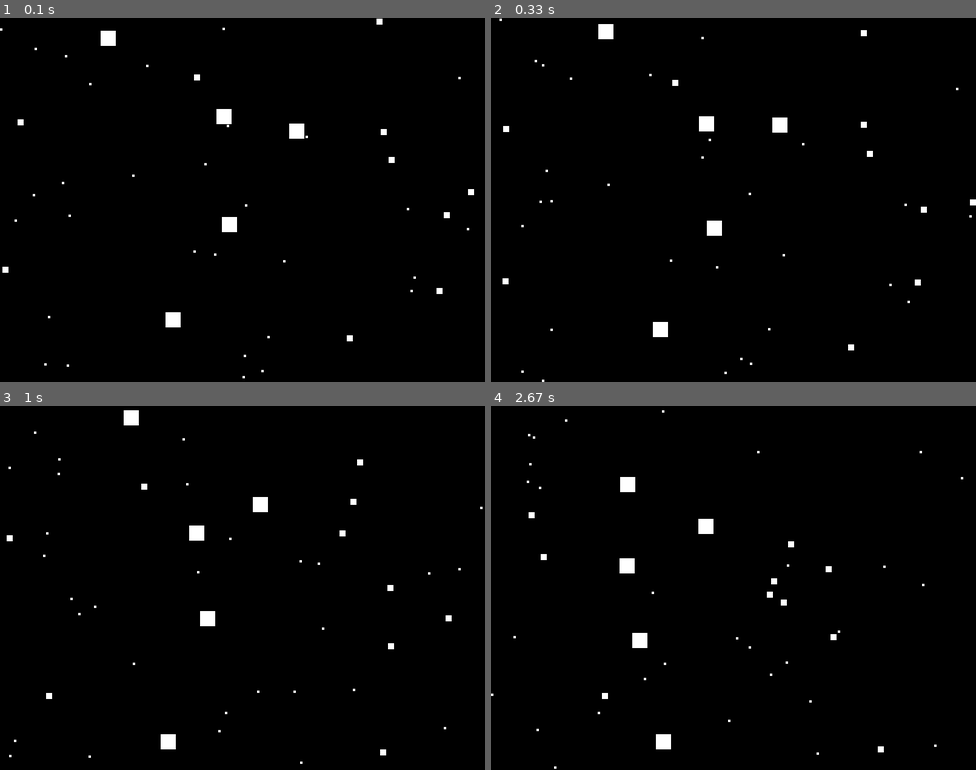
Above: before the commit, frames 1-4 (two rows, left to right).
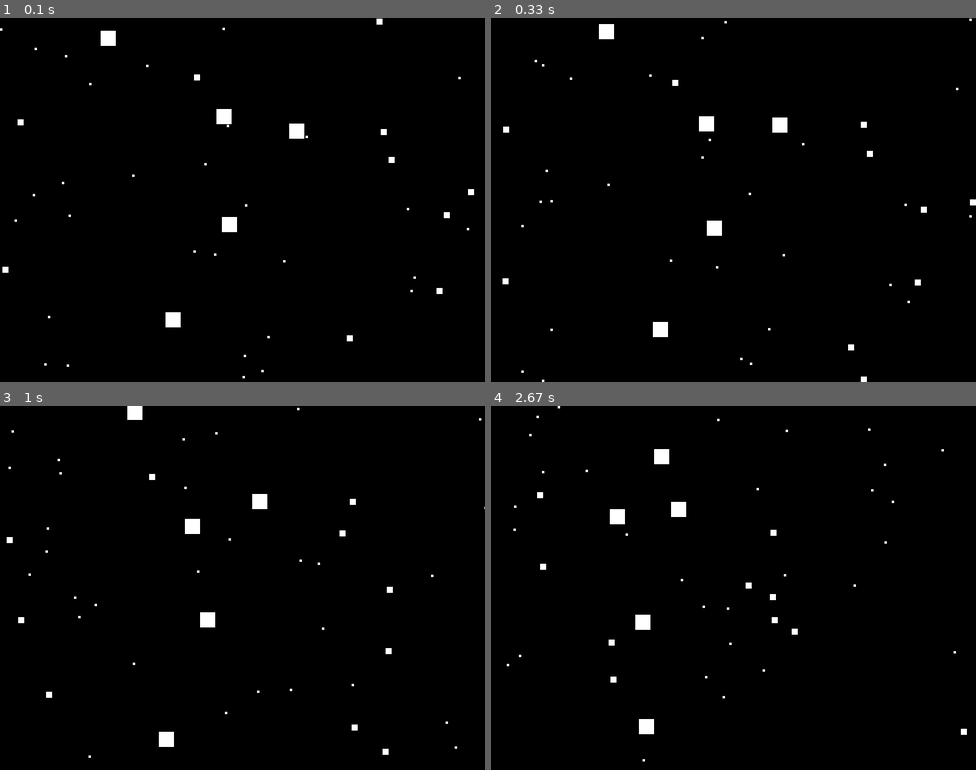
Above: after the commit, the same moments.

Repository: victor-oganwo/lab8-pygame
Game: pygame game, started from main.py
The game is run twice, just before and just after one commit, with the same random seed, the same clock (stepped at 60 frames per second) and the same inputs.
Inputs:
- Up to frame 1 (0.1 s): no input
- Up to frame 2 (0.33 s): no input
- Up to frame 3 (1 s): no input
- Up to frame 4 (2.67 s): no input

Frame 1 is identical in both runs. In frame 2, less than 0.1% of the frame differs, in the area x 1-100%, y 0-100%; in frame 3, 0.8%; in frame 4, 1.9%, in the area x 0-99%, y 0-100%.

Commit message:
exam: q3 - screen wrapping

Diff:
--- a/main.py
+++ b/main.py
@@ -20,7 +20,7 @@
 SCREEN_WIDTH: int = 800
 SCREEN_HEIGHT: int = 600
 FPS: int = 60
-MIXED_SQUARE_SIZES: list[tuple[int, int]] = [
+SQUARE_MIX: list[tuple[int, int]] = [
     (5, 25),
     (10, 10),
     (30, 4),
@@ -94,7 +94,7 @@
 def create_squares() -> List[Square]:
     squares: List[Square] = []
 
-    for count, size in MIXED_SQUARE_SIZES:
+    for count, size in SQUARE_MIX:
         for _ in range(count):
             squares.append(create_random_square(size))
 
@@ -199,6 +199,7 @@
         square.vx *= scale
         square.vy *= scale
 
+
 def apply_chase_behavior(
     square: Square,
     smaller_squares: List[Square],
@@ -279,20 +280,16 @@
         square.x += square.vx * delta_time
         square.y += square.vy * delta_time
 
-        # Phase 4: Handle boundary collisions and bounce off walls.
-        if square.x <= 0:
-            square.x = 0
-            square.vx *= -1
-        elif square.x + square.size >= width:
-            square.x = width - square.size
-            square.vx *= -1
-
-        if square.y <= 0:
-            square.y = 0
-            square.vy *= -1
-        elif square.y + square.size >= height:
-            square.y = height - square.size
-            square.vy *= -1
+        # Phase 4: Wrap around screen edges without changing velocity.
+        if square.x + square.size < 0:
+            square.x = width
+        elif square.x > width:
+            square.x = -square.size
+
+        if square.y + square.size < 0:
+            square.y = height
+        elif square.y > height:
+            square.y = -square.size
 
         updated_squares.append(square)
 
@@ -314,7 +311,7 @@
     pygame.init()
     try:
         screen = pygame.display.set_mode((SCREEN_WIDTH, SCREEN_HEIGHT))
-        pygame.display.set_caption("Moving Squares - Life Span + Rebirth")
+        pygame.display.set_caption("Moving Squares - Mixed Sizes + Wrapping")
         clock = pygame.time.Clock()
         squares = create_squares()
 
